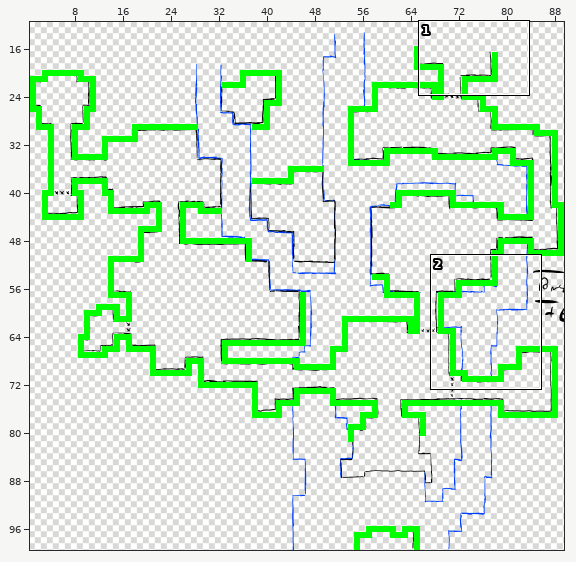
Tiled map, stored at assets/Tiled/DarkForest.tmx. Above: a wide view before the commit, with the close-up outlined.
Close-up. Old version:
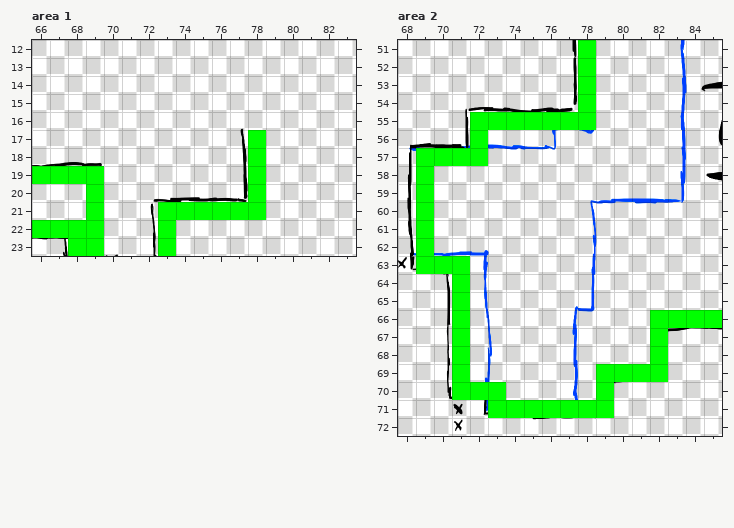
Cells are 32x32 px. Shown: area 1 x 66..83, y 12..23; area 2 x 68..85, y 51..72. The commit also changed other parts of the map, which this record leaves out.
Once edited:
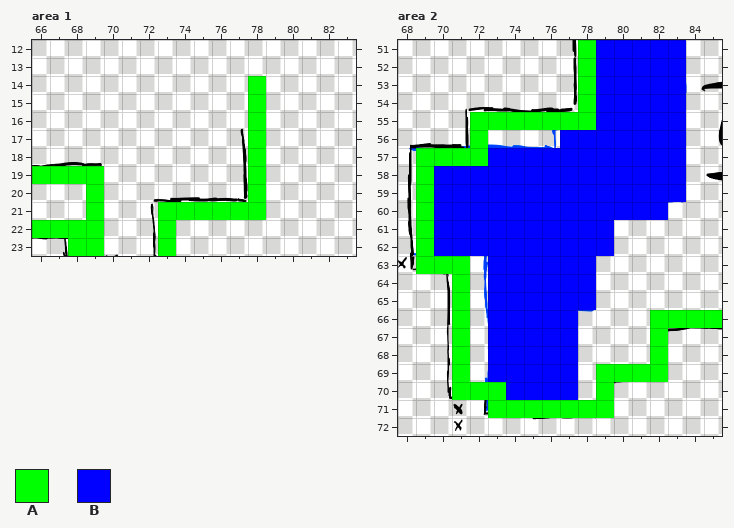
Key: from "Tileset_PlaceHolder": A 51, B 251.
_ is an empty cell, . an unchanged one.
The exact change:
--- layer "Bordure", area 1
@@ x 78..78 @@
-14 _
-15 _
-16 _
+14 A
+15 A
+16 A
--- layer "River", area 2
@@ x 70..83 @@
-51 ........._____
-52 ........._____
-53 ........._____
-54 ........._____
-55 ........._____
-56 ......._______
-57 ...___________
-58 ______________
-59 ______________
-60 _____________.
-61 __________....
-62 __________....
-63 ...______.....
-64 ...______.....
-65 ...______.....
-66 ..._____......
-67 ..._____......
-68 ..._____......
-69 ..._____......
-70 ....____......
+51 .........BBBBB
+52 .........BBBBB
+53 .........BBBBB
+54 .........BBBBB
+55 .........BBBBB
+56 .......BBBBBBB
+57 ...BBBBBBBBBBB
+58 BBBBBBBBBBBBBB
+59 BBBBBBBBBBBBBB
+60 BBBBBBBBBBBBB.
+61 BBBBBBBBBB....
+62 BBBBBBBBBB....
+63 ...BBBBBB.....
+64 ...BBBBBB.....
+65 ...BBBBBB.....
+66 ...BBBBB......
+67 ...BBBBB......
+68 ...BBBBB......
+69 ...BBBBB......
+70 ....BBBB......
